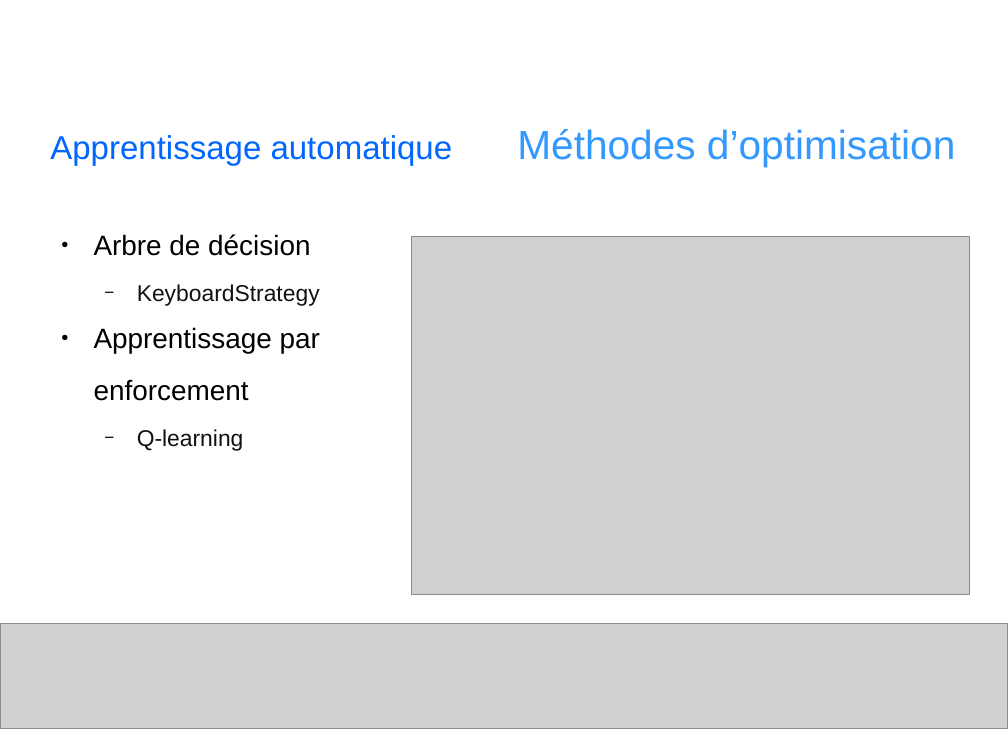
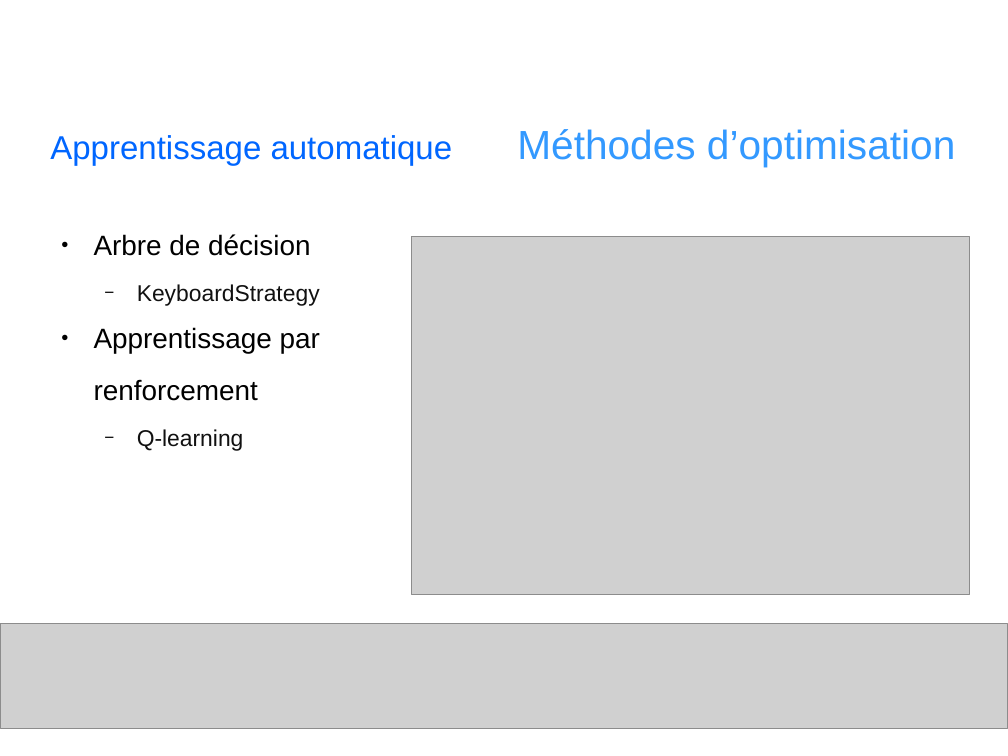
Before and after one commit to angelo-ortiz/SoccerSimulator-2017, a slide deck: slide 8 of report/Presentation.odp. Drawn at 1008x756 pixels with LibreOffice and Linux fonts; fonts in the diff are those of the drawing; grey boxes stand for pictures; background and template pictures are left out. Boxes give left, top, right and bottom in pixels: in the first picture for what was removed or moved away, otherwise in the second. Text is boxed around its words. In the diff, an @@ line names an element or a change of style, - is before the commit and + after.

```diff
--- a/report/Presentation.odp
+++ b/report/Presentation.odp
@@ text at <box>94,379,258,401</box>: text changed @@
-enforcement
+renforcement
```
Also in this commit, not shown: 3 other slides changed, 1 other file.
